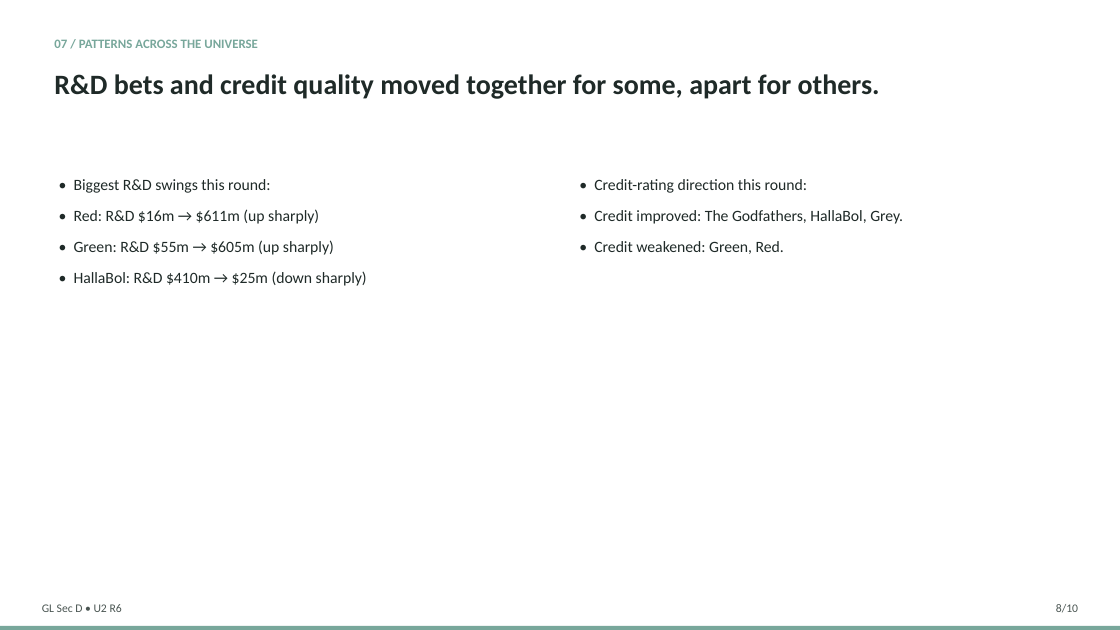
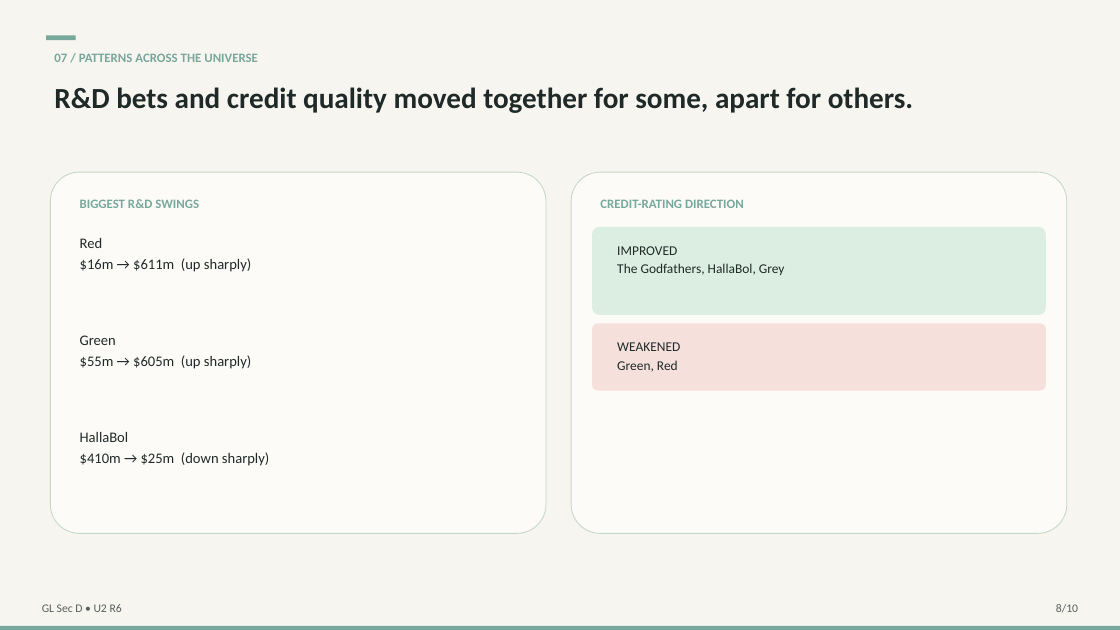
Before and after one commit to swapnilsahoo/swapnilsahoo-next, a slide deck: slide 8 of public/documents/business-simulation/round-6/section-d/section-d-round6-universe2-debrief.pptx. Drawn at 1120x630 pixels with LibreOffice and Linux fonts; fonts in the diff are those of the drawing. Boxes give left, top, right and bottom in pixels: in the first picture for what was removed or moved away, otherwise in the second. Text is boxed around its words. In the diff, an @@ line names an element or a change of style, - is before the commit and + after.

```diff
--- a/public/documents/business-simulation/round-6/section-d/section-d-round6-universe2-debrief.pptx
+++ b/public/documents/business-simulation/round-6/section-d/section-d-round6-universe2-debrief.pptx
@@ background #FFFFFF to #F7F5F0 @@
@@ text "07 / PATTERNS ACROSS THE ...": place and size @@
-text "07 / PATTERNS ACROSS THE ..." at (54, 39, 258, 48)
+text "07 / PATTERNS ACROSS THE ..." at (54, 53, 258, 62)
@@ rectangle added at (46, 35, 76, 40), fill #78A79B @@
@@ text "R&D bets and credit quality ...": place and size @@
-text "R&D bets and credit quality ..." at (54, 74, 880, 99)
+text "R&D bets and credit quality ..." at (54, 87, 913, 113)
@@ text "R&D bets and credit quality ..." at (54, 87, 913, 113): size 24 to 25 pt @@
@@ rounded rectangle added at (50, 172, 546, 534), fill #FCFBF8, outline #C3D8C5 0.75 pt @@
@@ text removed at (74, 179, 367, 286) @@
-• Biggest R&D swings this round:
-• Red: R&D $16m → $611m (up sharply)
-• Green: R&D $55m → $605m (up sharply)
-• HallaBol: R&D $410m → $25m (down sharply)
@@ rounded rectangle added at (571, 172, 1067, 534), fill #FCFBF8, outline #C3D8C5 0.75 pt @@
@@ text added at (80, 199, 199, 208), 11 pt, text #78A79B, bold @@
+BIGGEST R&D SWINGS
@@ text added at (600, 199, 744, 208), 11 pt, text #78A79B, bold @@
+CREDIT-RATING DIRECTION
@@ text added at (80, 238, 251, 272), 12.5 pt, text #1F2A28 @@
+Red
+$16m → $611m (up sharply)
@@ rounded rectangle added at (592, 227, 1046, 315), fill #DCEEE2 @@
@@ text at (617, 246, 785, 275): text changed; size 13.5 to 11.5 pt @@
-• Credit-rating direction this round:
-• Credit improved: The Godfathers, HallaBol, Grey.
-• Credit weakened: Green, Red.
+IMPROVED
+The Godfathers, HallaBol, Grey
@@ rounded rectangle added at (592, 323, 1046, 391), fill #F6E0DC @@
@@ text added at (80, 335, 251, 369), 12.5 pt, text #1F2A28 @@
+Green
+$55m → $605m (up sharply)
@@ text added at (617, 342, 680, 372), 11.5 pt, text #1F2A28 @@
+WEAKENED
+Green, Red
@@ text added at (80, 432, 269, 466), 12.5 pt, text #1F2A28 @@
+HallaBol
+$410m → $25m (down sharply)
@@ text "GL Sec D • U2 ..." at (42, 604, 122, 612): text colour #4A5552 to #55605D @@
@@ text "8/10" at (1056, 604, 1078, 613): text colour #4A5552 to #55605D @@
```
Also in this commit, not shown: 9 other slides changed, 5 other files.
